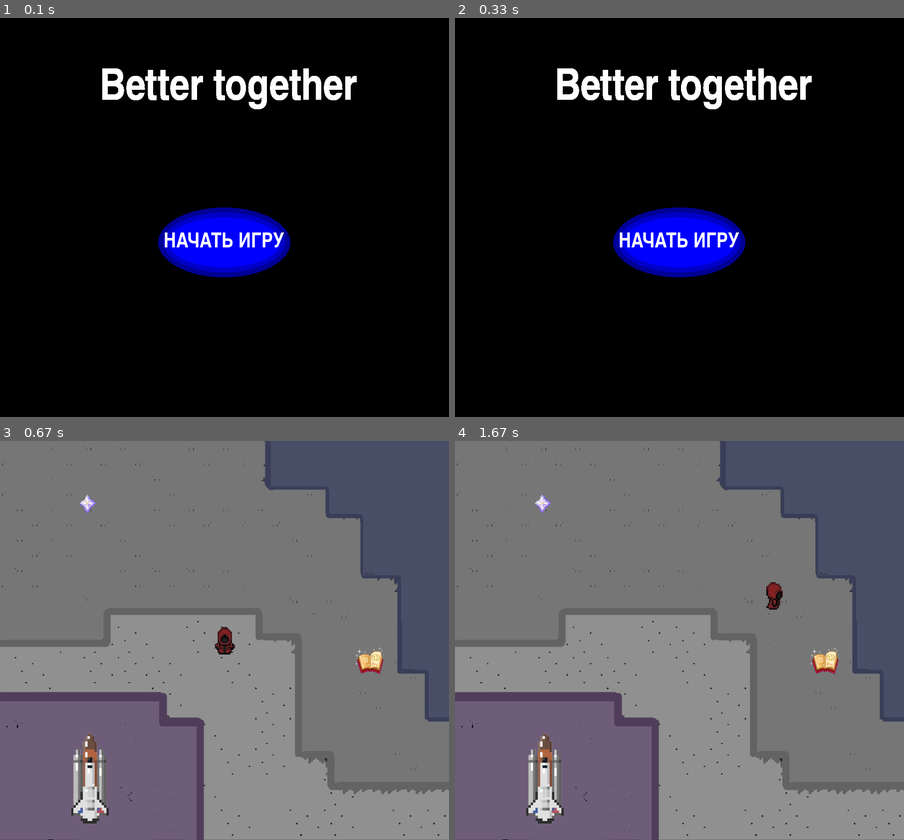
Above: before the commit, frames 1-4 (two rows, left to right).
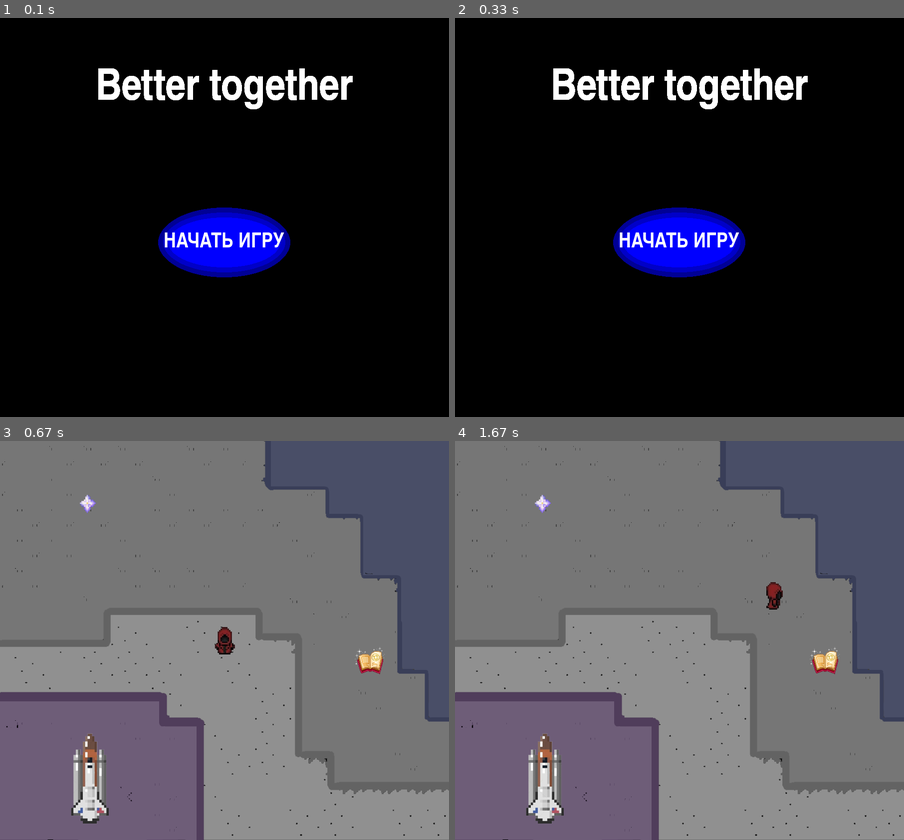
Above: after the commit, the same moments.

Repository: Anechka456/PyGame_project
Game: pygame game, started from start_window.py
Same seed, same stepped clock (60 frames per second), same inputs: the game is played once before the commit and once after it.
Inputs:
- Up to frame 1 (0.1 s): no input
- Up to frame 2 (0.33 s): no input
- Up to frame 3 (0.67 s): click "НАЧАТЬ ИГРУ" at 0.38 s
- Up to frame 4 (1.67 s): hold Right 0.67-1.13 s; hold Up 1.17-1.47 s; hold Right from 1.5 s (still down)

The runs differ from the first frame. In frame 1, 2.1% of the frame differs, in the area x 21-80%, y 12-23%; in frame 2, 2.0%; in frame 3, nothing differs; in frame 4, nothing differs.

Commit message:
puk призрак не работает

Diff:
--- a/start_window.py
+++ b/start_window.py
@@ -33,7 +33,8 @@
         # Отображаем текст
         title_game = self.font.render(self.title_game, True, (255, 255, 255))
 
-        self.screen.blit(title_game, (200, 100))
+
+        self.screen.blit(title_game, (width // 2 - title_game.get_width() // 2, 100))
 
         pygame.display.flip()
 
Binary file changed: data/snake_score
